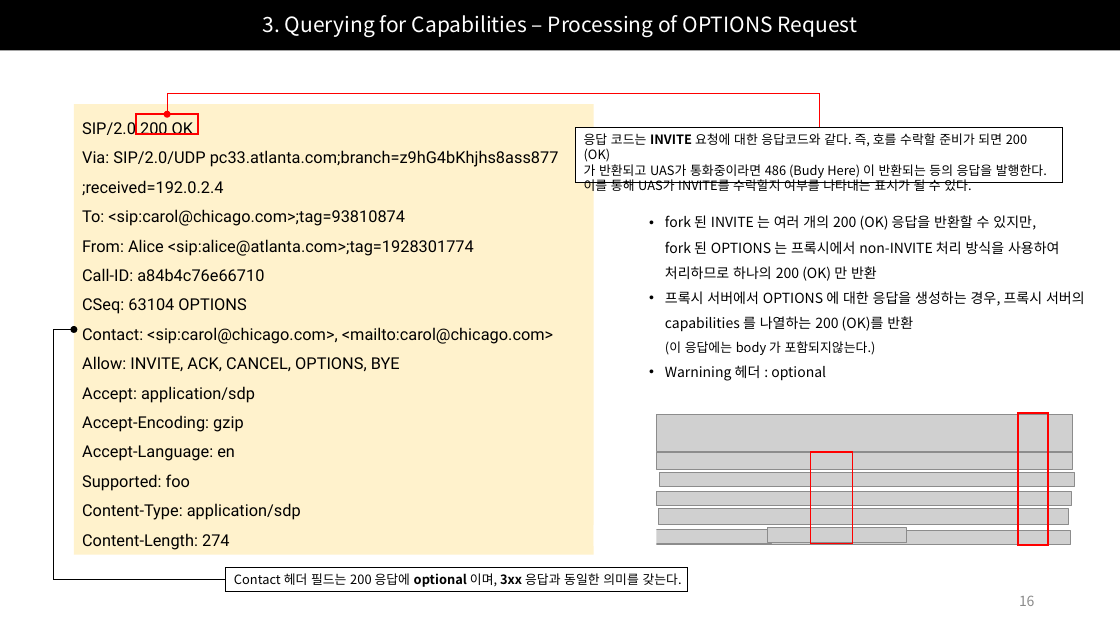
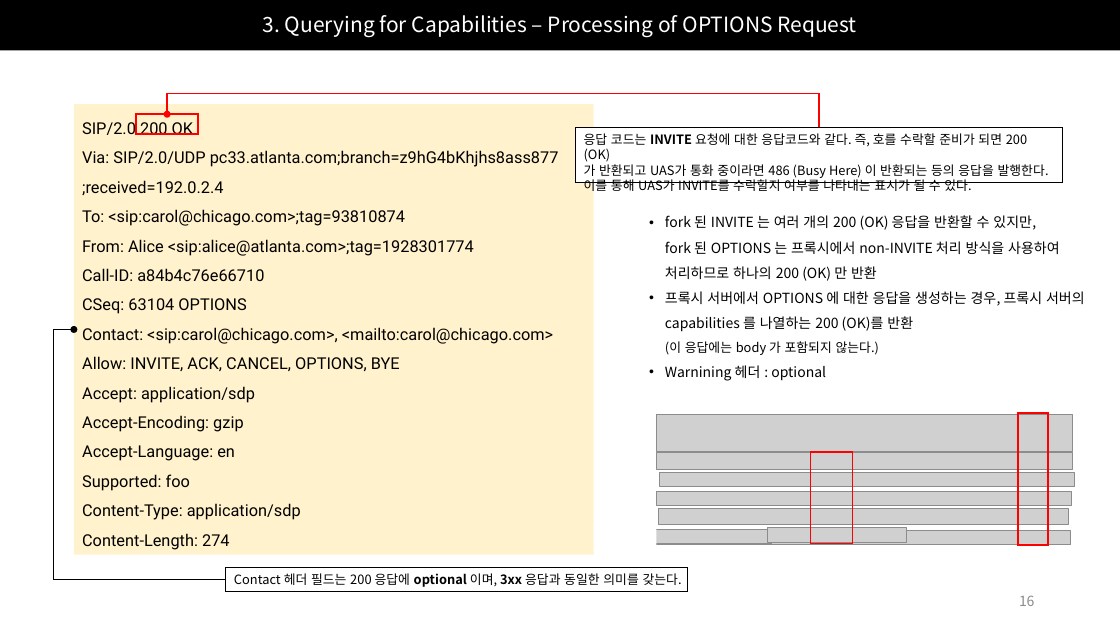
Before and after one commit to Epsilonely/SIP-Survey, a slide deck: slide 16 of 세미나 2차.pptx. Drawn at 1120x630 pixels with LibreOffice and Linux fonts; fonts in the diff are those of the drawing; grey boxes stand for pictures. Boxes give left, top, right and bottom in pixels: in the first picture for what was removed or moved away, otherwise in the second. Text is boxed around its words. In the diff, an @@ line names an element or a change of style, - is before the commit and + after.

```diff
--- a/세미나 2차.pptx
+++ b/세미나 2차.pptx
@@ text in rectangle at box(584, 133, 1049, 178): text changed @@
-응답 코드는 INVITE 요청에 대한 응답코드와 같다. 즉, 호를 수락할 준비가 되면 200 (OK)
-가 반환되고 UAS가 통화중이라면 486 (Budy Here) 이 반환되는 등의 응답을 발행한다.
+응답 코드는 INVITE 요청에 대한 응답코드와 같다. 즉, 호를 수락할 준비가 되면 200 (OK)
+가 반환되고 UAS가 통화 중이라면 486 (Busy Here) 이 반환되는 등의 응답을 발행한다.
@@ text at box(665, 291, 1085, 355): spaces changed @@
-• 프록시 서버에서 OPTIONS 에 대한 응답을 생성하는 경우, 프록시 서버의
-  capabilities 를 나열하는 200 (OK)를 반환
-  (이 응답에는 body 가 포함되지않는다.)
+• 프록시 서버에서 OPTIONS 에 대한 응답을 생성하는 경우, 프록시 서버의
+  capabilities 를 나열하는 200 (OK)를 반환
+  (이 응답에는 body 가 포함되지 않는다.)
```
Also in this commit, not shown: 27 other slides changed, 2 slides removed.
